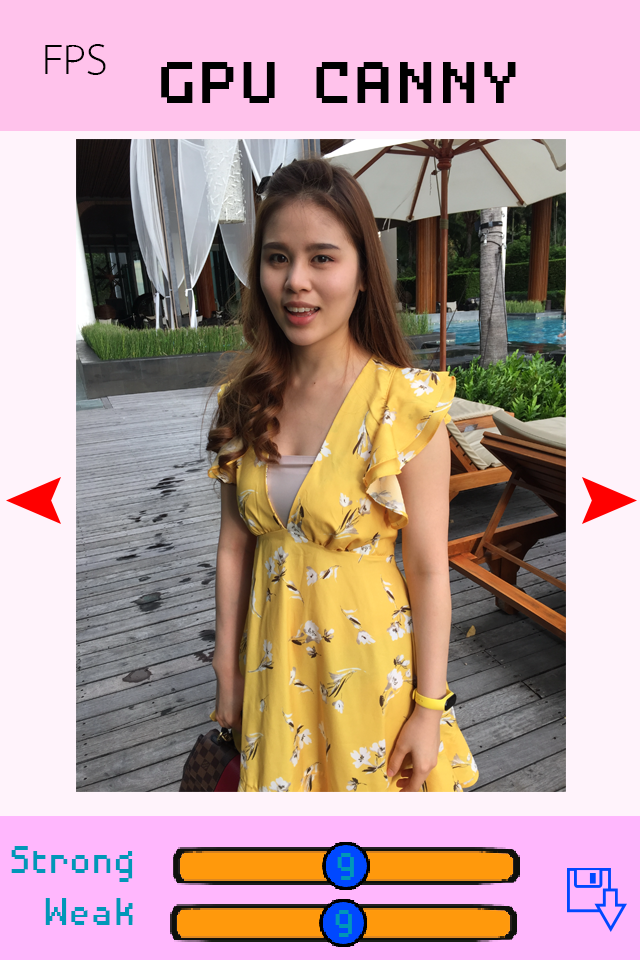
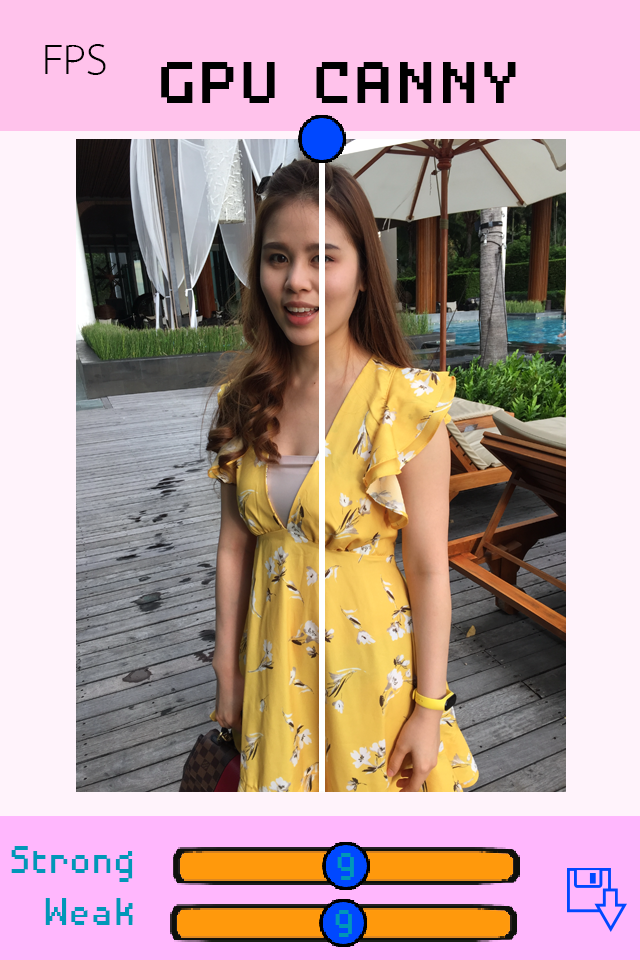
Layers edited between the first and the second 640×960 image:
added layer "split" above "line" over [298, 115, 346, 163]
added layer "line" above "FPS" over [319, 132, 325, 793]
removed layer "moveleft move=-10x0x50x0x1" over [6, 477, 61, 524]
removed layer "moveright move=10x0x50x0x1" over [582, 477, 637, 524]
showed "Layer 4" over [76, 139, 566, 792]
